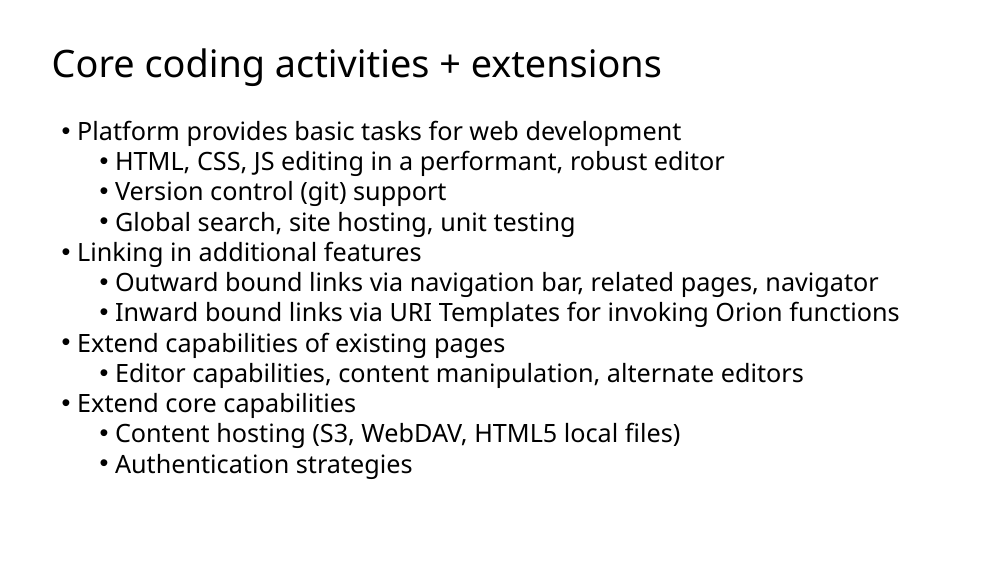
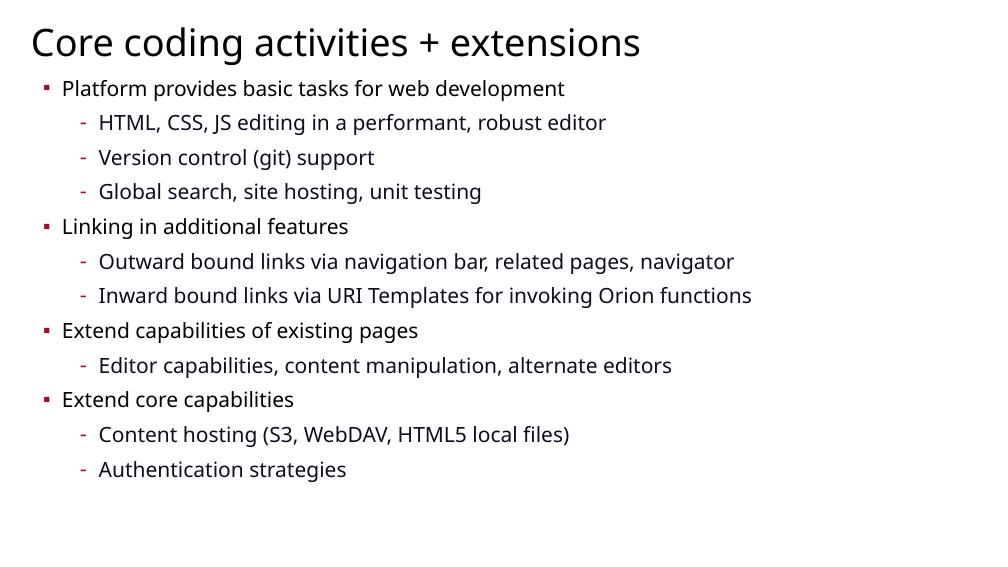
Before and after one commit to sfmccourt/oscon, a slide deck: slide 5 of osconorion.odp. Drawn at 1008x567 pixels with LibreOffice and Linux fonts; fonts in the diff are those of the drawing; background and template pictures are left out. Boxes give left, top, right and bottom in pixels: in the first picture for what was removed or moved away, otherwise in the second. Text is boxed around its words. In the diff, an @@ line names an element or a change of style, - is before the commit and + after.

Commit message:
Added content on deployment scenarioes.
Updated slide content to conform to presentation template. Also made
some minor changes to capitalization.

```diff
--- a/osconorion.odp
+++ b/osconorion.odp
@@ title added at (x1=31, y1=27, x2=641, y2=65), 72 pt, text #000000 @@
+Core coding activities + extensions
@@ text at (x1=52, y1=48, x2=662, y2=86): paragraph removed @@
-Core coding activities + extensions
@@ text "Platform provides basic tasks for ..." moved from (x1=52, y1=48, x2=899, y2=479) to (x1=62, y1=80, x2=752, y2=482) @@
@@ text "Platform provides basic tasks for ..." at (x1=62, y1=80, x2=752, y2=482): size 48 to 40 pt; text colour #000000 to #0C0F20 in "HTML, CSS, JS editing in a performant, ...", "Version control (git) support", "Global search, site hosting, unit testing", "Outward bound links via navigation bar, related ..." and 4 more places; bullet • to ▪; list level 2 to 1 in "Platform provides basic tasks for ..."; bullet colour #000000 to #AA062C; bullet • to -; list level 4 to 3 in "HTML, CSS, JS editing in ..."; list level 4 to 3 in "Version control (git) support"; list level 4 to 3 in "Global search, site hosting, unit ..."; list level 2 to 1 in "Linking in additional features"; list level 4 to 3 in "Outward bound links via navigation ..."; list level 4 to 3 in "Inward bound links via URI ..."; list level 2 to 1 in "Extend capabilities of existing pages"; list level 4 to 3 in "Editor capabilities, content manipulation, alternate ..."; list level 2 to 1 in "Extend core capabilities"; list level 4 to 3 in "Content hosting (S3, WebDAV, HTML5 ..."; list level 4 to 3 in "Authentication strategies" @@
```
Also in this commit, not shown: 12 other slides changed, 4 slides added, 1 slide removed.
